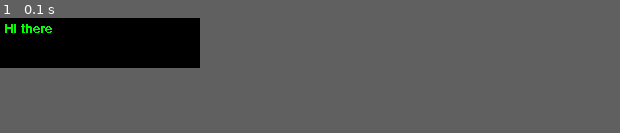
Above: before the commit, frame 1.
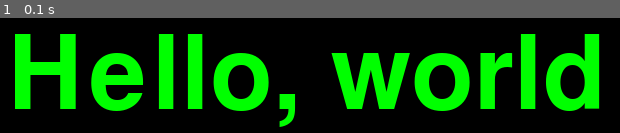
Above: after the commit, the same moment.

Repository: dcbriccetti/python-lessons
Game: pygame game, started from SimplePygame/text.py
Two runs of this game, one before a commit and one after it. Both use one fixed random seed, a clock stepped at 60 frames per second and the inputs below.
Inputs:
- Up to frame 1 (0.1 s): no input
In our replay, the window is 200x50 before the commit and 620x115 after it. These sizes can differ from the game's own. Grey fills any space a smaller window leaves; there, only what the larger window draws over its background counts as a difference.

The runs differ from the first frame. In frame 1, 26% of the frame differs, in the area x 0-97%, y 5-95%.

Commit message:
Make a few simple improvements

Diff:
--- a/SimplePygame/text.py
+++ b/SimplePygame/text.py
@@ -1,23 +1,23 @@
 import pygame
-from pygame.locals import *
+from pygame.locals import QUIT, KEYDOWN, K_ESCAPE, Color
 
 pygame.init()
-screen = pygame.display.set_mode((200, 50), 0)
+screen = pygame.display.set_mode((620, 115), 0)
 pygame.display.set_caption('Text Drawing Example')
 
-font = pygame.font.Font(None, 20)
-image = font.render('Hi there', 0, Color('green'))
+font = pygame.font.Font(None, 150)
+image = font.render('Hello, world', True, Color('green'))
 clock = pygame.time.Clock()
+black = Color('black')
 
 loop = True
 while loop:
     for event in pygame.event.get():
-        if event.type == QUIT \
-            or (event.type == KEYDOWN and event.key == K_ESCAPE):
+        if event.type == QUIT or (event.type == KEYDOWN and event.key == K_ESCAPE):
             loop = False
 
-    screen.fill((0, 0, 0))
-    screen.blit(image, (4, 4))
+    screen.fill(black)
+    screen.blit(image, (8, 8))
     pygame.display.flip()
     clock.tick(10)
 
